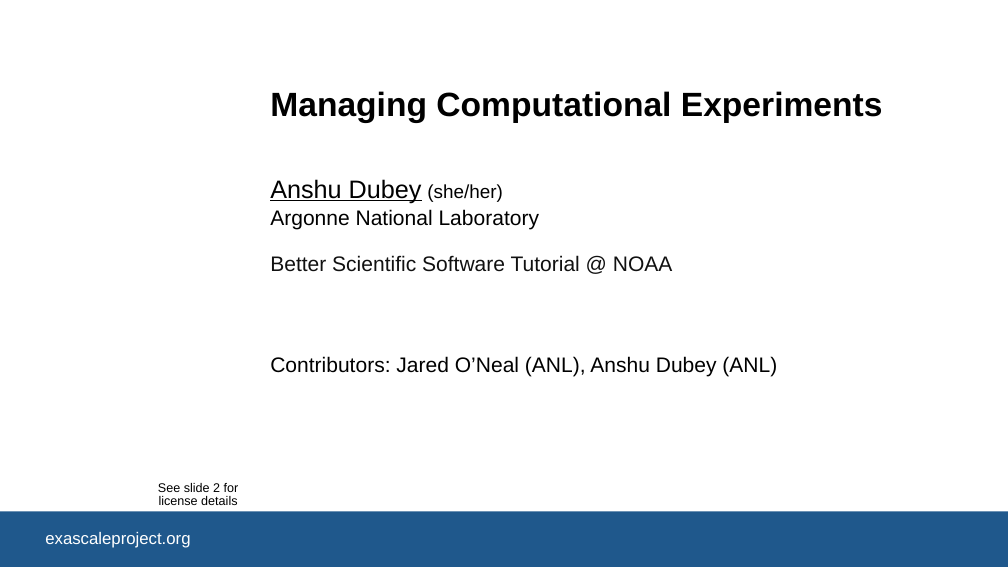
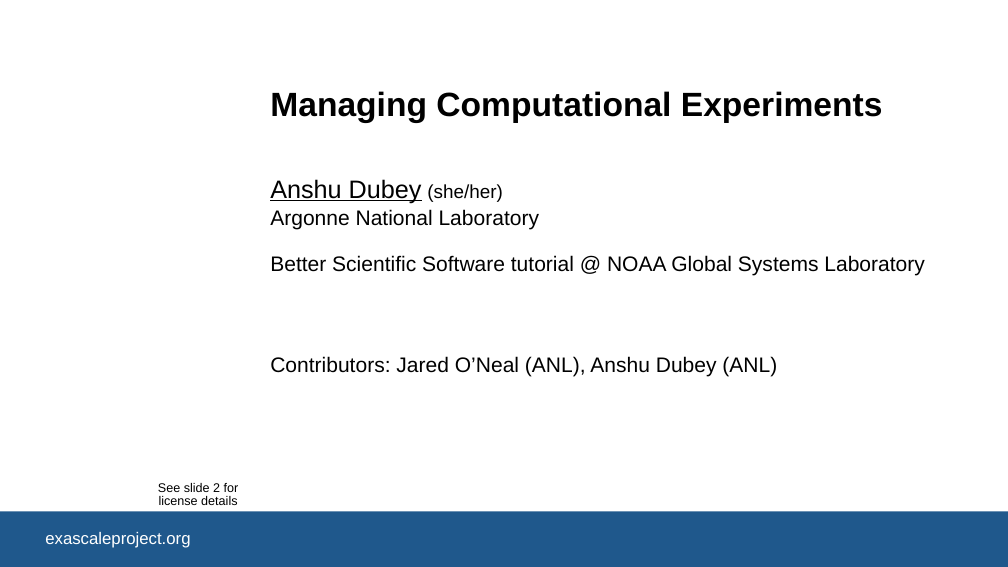
Before and after one commit to bssw-tutorial/presentations, a slide deck: slide 1 of computational-expts.pptx. Drawn at 1008x567 pixels with LibreOffice and Linux fonts; fonts in the diff are those of the drawing; background and template pictures are left out. Boxes give left, top, right and bottom in pixels: in the first picture for what was removed or moved away, otherwise in the second. Text is boxed around its words. In the diff, an @@ line names an element or a change of style, - is before the commit and + after.

Commit message:
Final presentations for NOAA

```diff
--- a/computational-expts.pptx
+++ b/computational-expts.pptx
@@ text at (270, 255, 924, 276): text changed; text colour #111111 to #000000 @@
-Better Scientific Software Tutorial @ NOAA
+Better Scientific Software tutorial @ NOAA Global Systems Laboratory
```
Also in this commit, not shown: 1 other slide changed, 1 slide added, 7 other files.
